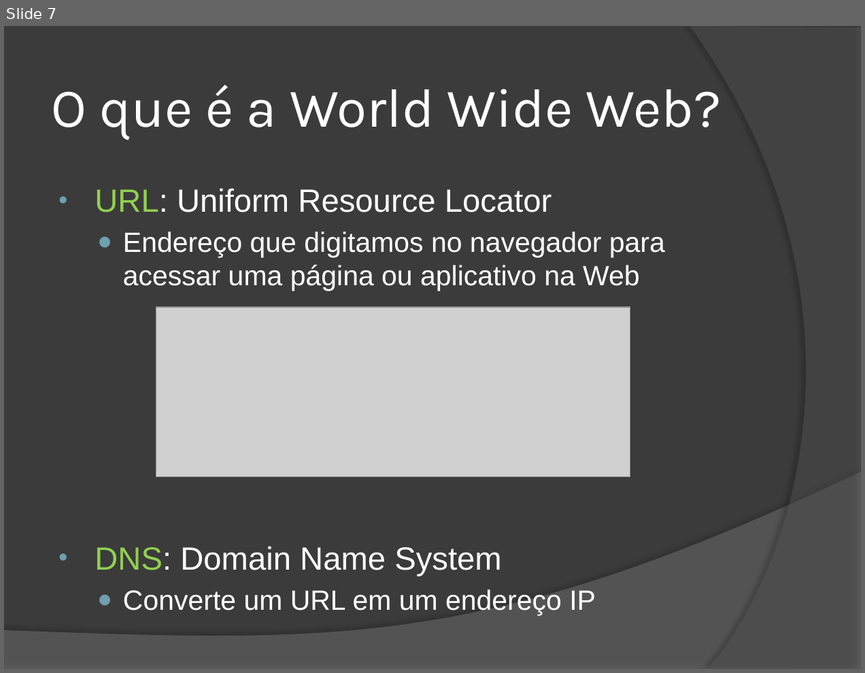
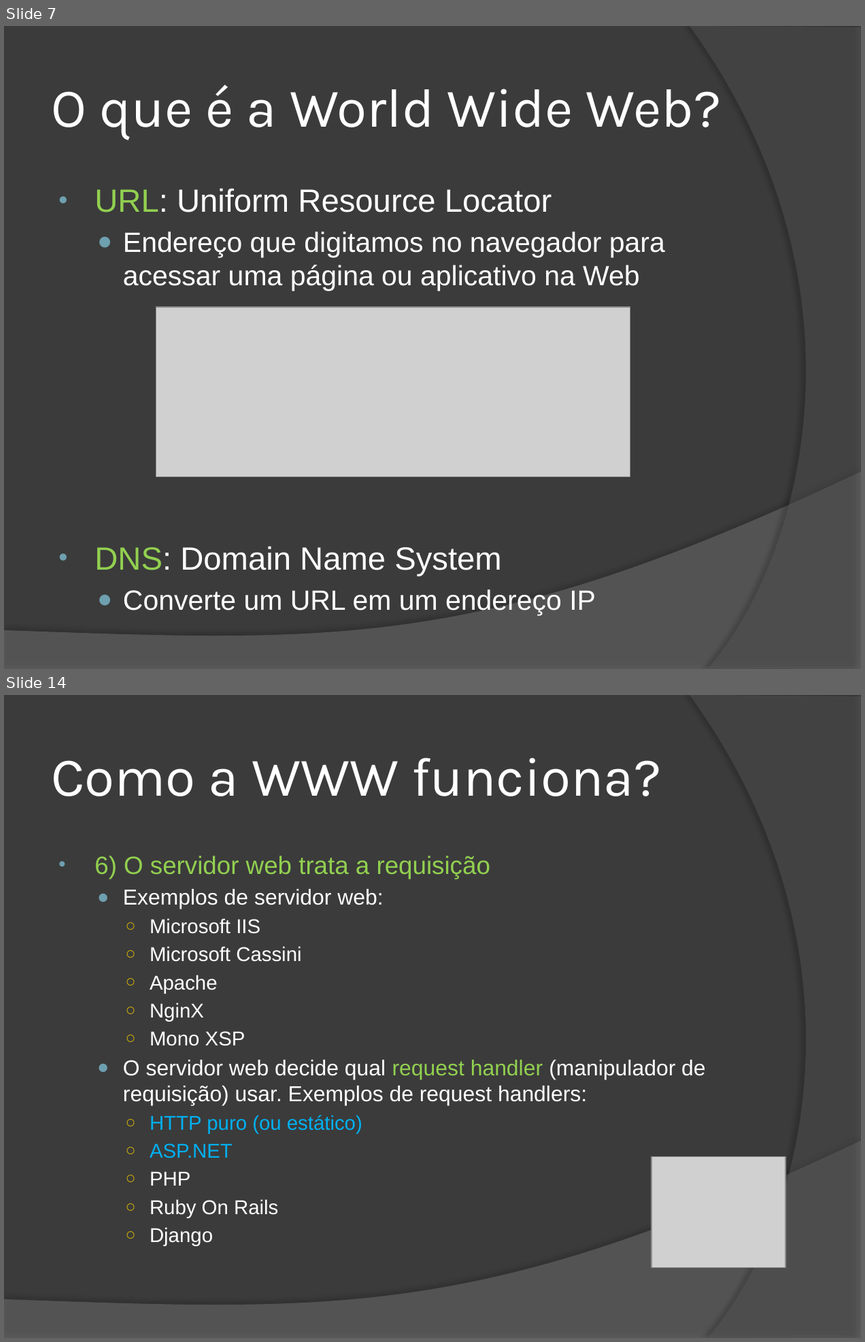
Before and after one commit to wind39/wind39.github.io, a slide deck: curso/modulo4capitulo1.pptx. Shown one above the other, each under a label of ours: slide 7 before the commit, slides 7 and 14 after it; the slides between them are not shown. The pictures are 865x673 and 865x1342 pixels, drawn with LibreOffice and Linux fonts; fonts in the diff are those of the drawing; grey boxes stand for pictures. Boxes give left, top, right and bottom in pixels: in the first picture for what was removed or moved away, otherwise in the second. Text is boxed around its words. In the diff, an @@ line names an element or a change of style, - is before the commit and + after.

```diff
--- a/curso/modulo4capitulo1.pptx
+++ b/curso/modulo4capitulo1.pptx
@@ slide 14 added at (x1=4, y1=695, x2=861, y2=1338), background #3B3B3B; not listed: 2 template elements that a slide beside it also shows @@
@@ title added at (x1=51, y1=758, x2=661, y2=796), 46 pt, text #FFFFFF @@
+Como a WWW funciona?
@@ text added at (x1=94, y1=855, x2=705, y2=1246), 18.2 pt, text #FFFFFF @@
+• 6) O servidor web trata a requisição
+  ● Exemplos de servidor web:
+    ○ Microsoft IIS
+    ○ Microsoft Cassini
+    ○ Apache
+    ○ NginX
+    ○ Mono XSP
+  ● O servidor web decide qual request handler (manipulador de requisição) usar. Exemplos de request handlers:
+    ○ HTTP puro (ou estático)
+    ○ ASP.NET
+    ○ PHP
+    ○ Ruby On Rails
+    ○ Django
@@ picture added at (x1=652, y1=1156, x2=785, y2=1268) @@
```
Also in this commit, not shown: 2 slides changed, 10 other slides added, 19 other files.
